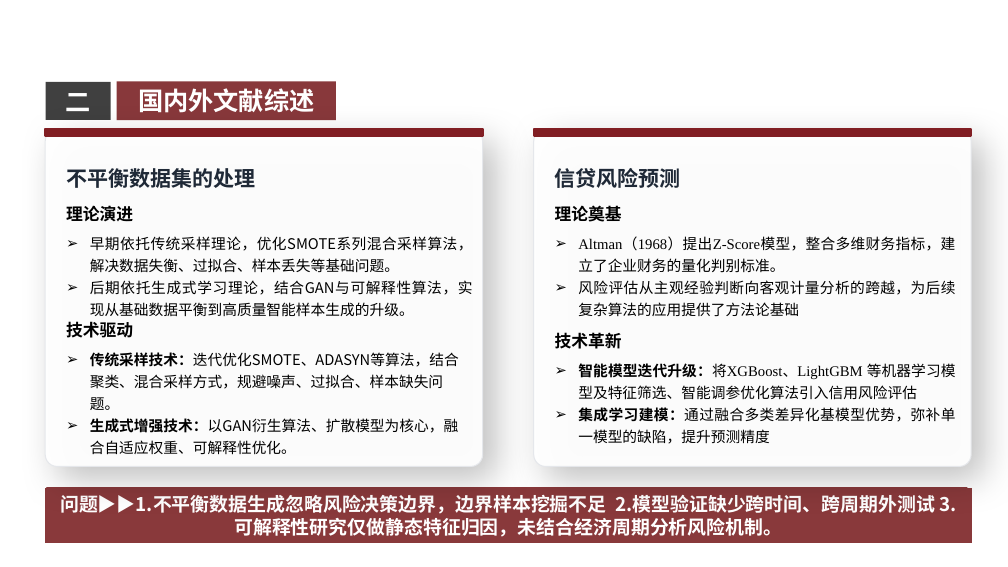
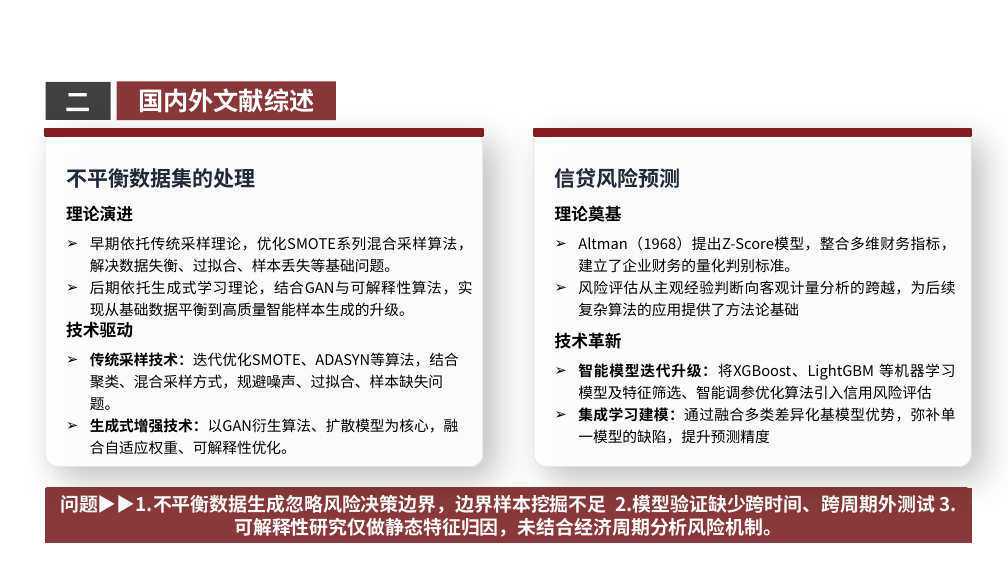
Before and after one commit to Vincent-yw-tech/jyw_paper, a slide deck: slide 4 of 开题/蒋奕文_开题答辩.pptx. Drawn at 1008x567 pixels with LibreOffice and Linux fonts; fonts in the diff are those of the drawing; background and template pictures are left out. Boxes give left, top, right and bottom in pixels: in the first picture for what was removed or moved away, otherwise in the second. Text is boxed around its words. In the diff, an @@ line names an element or a change of style, - is before the commit and + after.

```diff
--- a/开题/蒋奕文_开题答辩.pptx
+++ b/开题/蒋奕文_开题答辩.pptx
@@ text at <box>578,236,955,317</box>: font Times New Roman to Noto Sans CJK SC @@
@@ text at <box>578,363,956,444</box>: font Times New Roman to Noto Sans CJK SC in "智能模型迭代升级：将XGBoost、LightGBM 等机器学习模型及特征筛选、智能调参优化算法引入信用风险评估", "集成学习建模：通过融合多类差异化基模型优势，弥补单一模型的缺陷，提升预测精度" @@
```
Also in this commit, not shown: 4 other slides changed, 12 other files.
